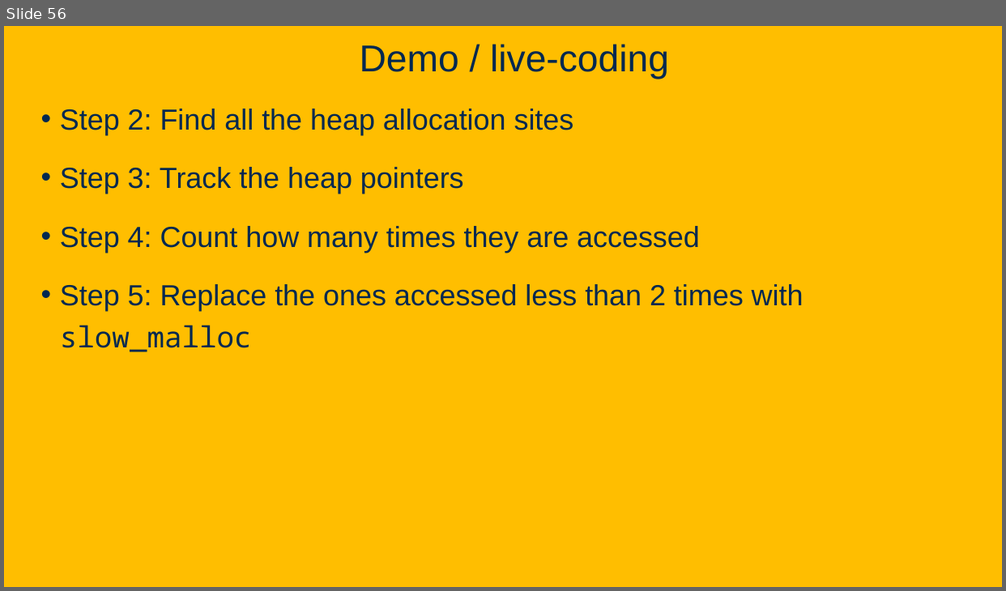
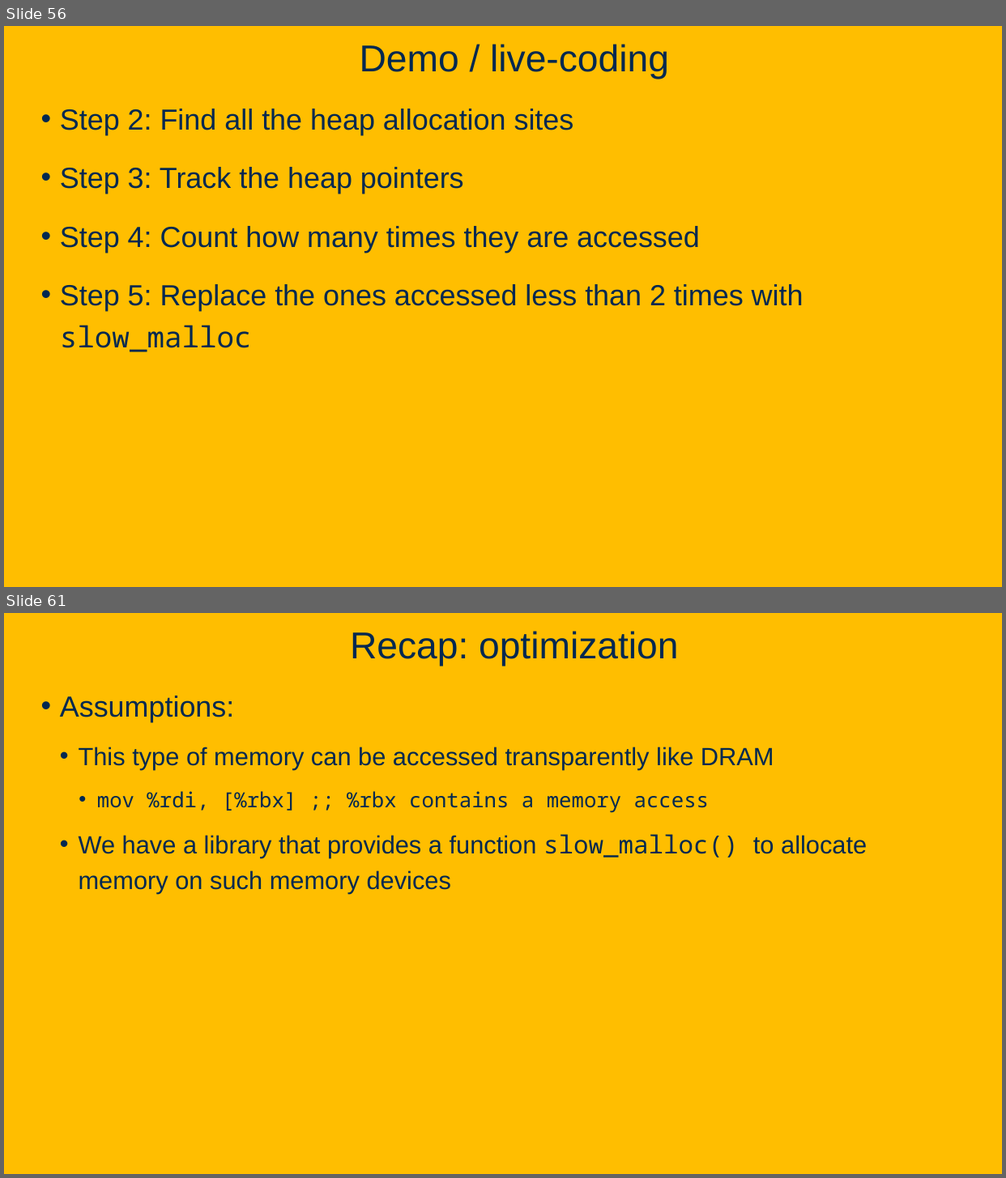
Before and after one commit to davsec-teaching/ECS289C-Spring2025, a slide deck: slides/2_compiler_fundamentals.pptx. Shown one above the other, each under a label of ours: slide 56 before the commit, slides 56 and 61 after it; the slides between them are not shown. The pictures are 1006x591 and 1006x1178 pixels, drawn with LibreOffice and Linux fonts; fonts in the diff are those of the drawing; background and template pictures are left out. Boxes give left, top, right and bottom in pixels: in the first picture for what was removed or moved away, otherwise in the second. Text is boxed around its words. In the diff, an @@ line names an element or a change of style, - is before the commit and + after.

```diff
--- a/slides/2_compiler_fundamentals.pptx
+++ b/slides/2_compiler_fundamentals.pptx
@@ slide 61 added at [4, 613, 1002, 1174], background picture (left out) @@
@@ title added at [350, 631, 678, 666], 36 pt, text #022850 @@
+Recap: optimization
@@ text added at [60, 696, 867, 894], 24 pt, text #022850 @@
+• Assumptions:
+  • This type of memory can be accessed transparently like DRAM
+    • mov %rdi, [%rbx] ;; %rbx contains a memory access
+  • We have a library that provides a function slow_malloc() to allocate memory on such memory devices
```
Also in this commit, not shown: 42 other slides added, 2 other files.
